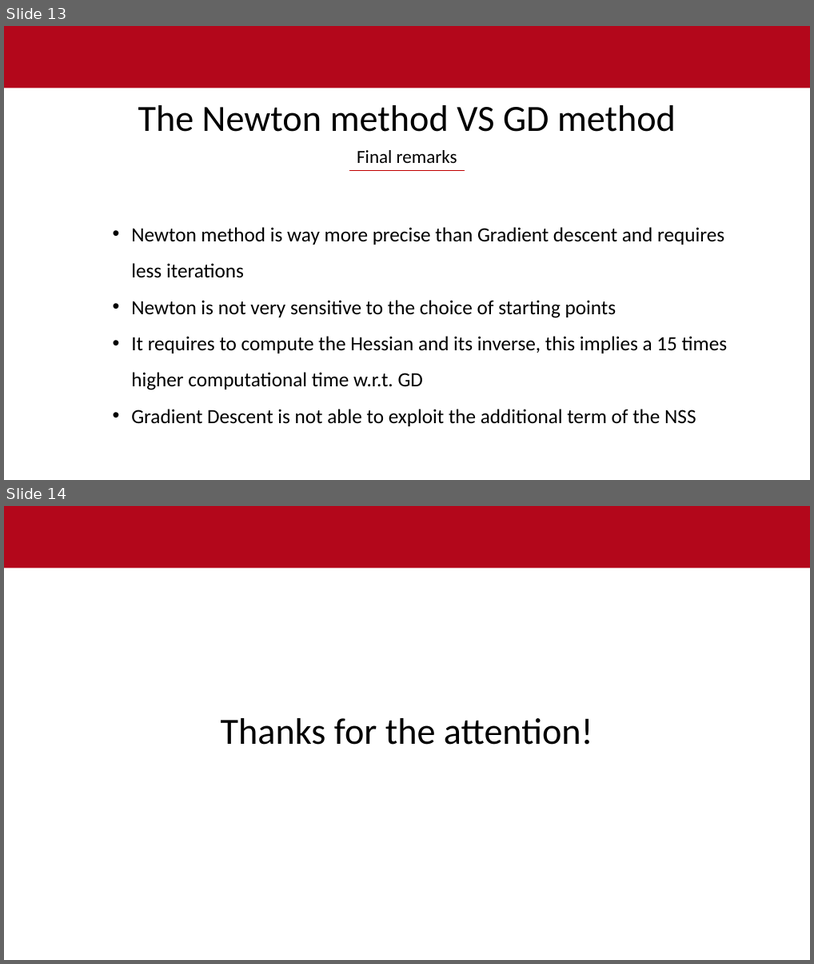
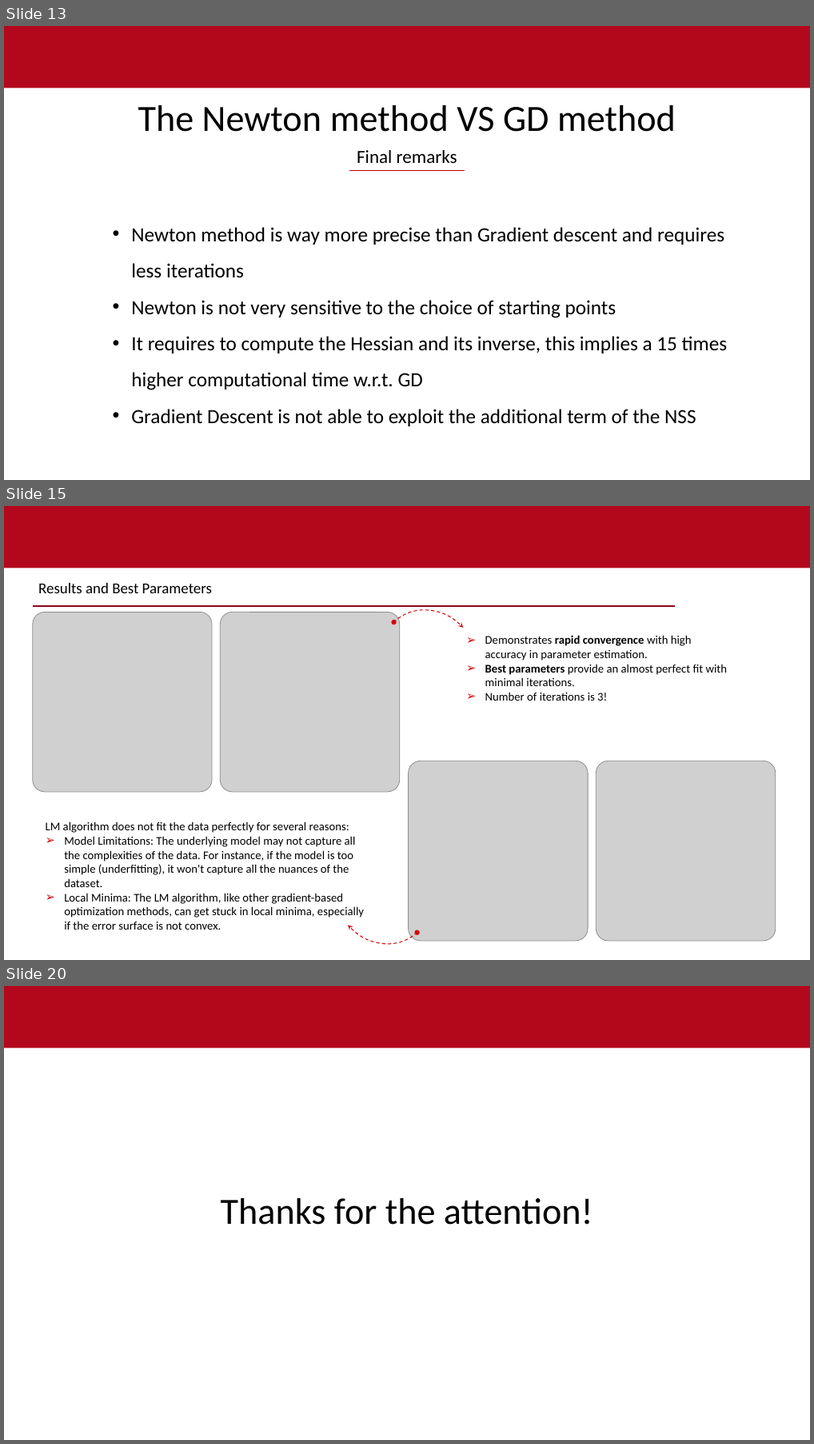
Before and after one commit to ibrahimuali/CompMath, a slide deck: power point - gradient descent newton.pptx. Shown one above the other, each under a label of ours: slides 13 and 14 before the commit, slides 13, 15 and 20 after it; the slides between them are not shown. The pictures are 814x964 and 814x1444 pixels, drawn with LibreOffice and Linux fonts; fonts in the diff are those of the drawing; grey boxes stand for pictures; background and template pictures are left out. Boxes give left, top, right and bottom in pixels: in the first picture for what was removed or moved away, otherwise in the second. Text is boxed around its words. In the diff, an @@ line names an element or a change of style, - is before the commit and + after.

Commit message:
Update power point - gradient descent, newton and lm

```diff
--- a/power point - gradient descent newton.pptx
+++ b/power point - gradient descent newton.pptx
@@ slide 15 added at (4,506,810,960), background #FFFFFF; not listed: 1 template element that a slide beside it also shows @@
@@ text added at (38,583,212,593), 18 pt, text #000000 @@
+Results and Best Parameters
@@ freeform shape added at (382,600,480,682), outline #D50000 1 pt dashed @@
@@ picture added at (33,612,212,792) @@
@@ line added from (33, 607) to (675, 607), #8F061A 2.25 pt @@
@@ picture added at (221,612,400,792) @@
@@ text added at (486,635,728,700), 14 pt, text #000000 @@
+➢ Demonstrates rapid convergence with high accuracy in parameter estimation.
+➢ Best parameters provide an almost perfect fit with minimal iterations.
+➢ Number of iterations is 3!
@@ picture added at (409,760,588,940) @@
@@ picture added at (596,760,776,940) @@
@@ text added at (46,821,364,929), 14 pt, text #000000 @@
+LM algorithm does not fit the data perfectly for several reasons:
+➢ Model Limitations: The underlying model may not capture all the complexities of the data. For instance, if the model is too simple (underfitting), it won't capture all the nuances of the dataset.
+➢ Local Minima: The LM algorithm, like other gradient-based optimization methods, can get stuck in local minima, especially if the error surface is not convex.
@@ freeform shape added at (331,870,430,955), outline #D50000 1 pt dashed @@
@@ what was slide 14 is now slide 20 @@
```
Also in this commit, not shown: 5 other slides added.
